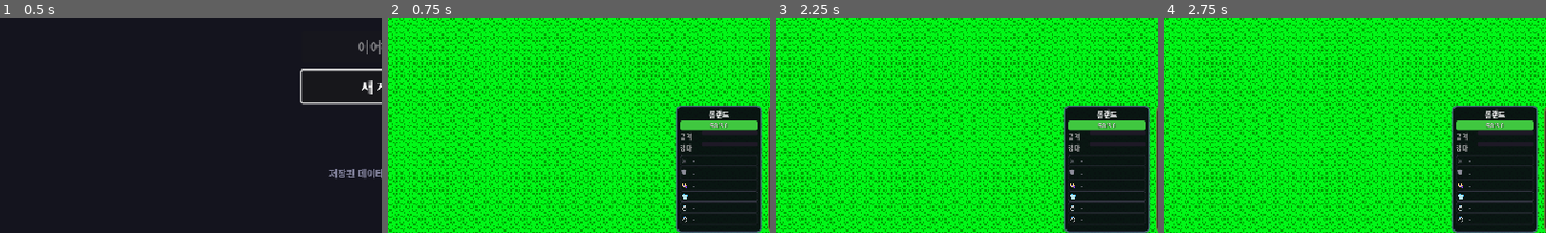
Above: before the commit, frames 1-4 (left to right).
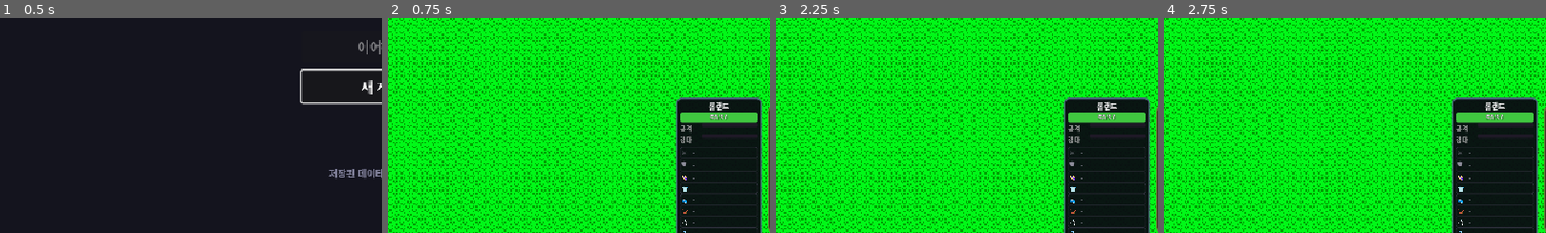
Above: after the commit, the same moments.

Repository: limmmmmmn/Appears-Appears
Game: Godot game, scene res://scenes/main/Main.tscn
Two runs of this game, one before a commit and one after it. Both use one fixed random seed, a clock stepped at 60 frames per second and the inputs below.
Inputs (mouse positions are % of the whole screen's width and height, from its top left):
- Up to frame 1 (0.5 s): no input
- Up to frame 2 (0.75 s): click "새 게임" at 0.5 s
- Up to frame 3 (2.25 s): click "☰" at 1.25 s; tap Enter at 2, 2.1 s; move the mouse to (72, 45) at 2.02 s; hold Right (ui_right) from 2.03 s (still down); click (72, 45) at 2.17 s
- Up to frame 4 (2.75 s): keep holding Right (ui_right); tap Space at 2.27 s
The pictures show only the part of the screen within x 0-50%, y 50-100%; the shares and areas given below are measured in that part.

Frame 1 is identical in both runs. In frame 2, 3.7% of the frame differs, in the area x 75-98%, y 36-100%; in frame 3, 3.7%; in frame 4, 3.7%.

Commit message:
feat: 장비 슬롯 구조 변경 - acc1/acc2 삭제, shoes/necklace/ring1/ring2 추가
6슬롯 → 8슬롯 확장:
main_hand, off_hand, head, body, shoes, necklace, ring1, ring2

equipment.json: ring→ring1, amulet→necklace, boots→shoes 슬롯/타입 변환
classes.json: 모든 클래스에 shoes, necklace, ring 장착 허용 추가
18개 파일에서 acc1/acc2/accessory 참조 전체 교체

https://claude.ai/code/session_01CvFn3fwLxn1aPxjxeSNfPg

Diff:
--- a/data/classes.json
+++ b/data/classes.json
@@ -20,7 +20,7 @@
 	  "luk": 1
 	},
 	"equip_restrictions": {
-	  "can_equip": ["sword", "axe", "shield", "heavy_armor", "medium_armor", "helmet"],
+	  "can_equip": ["sword", "axe", "shield", "heavy_armor", "medium_armor", "helmet", "shoes", "necklace", "ring"],
 	  "dual_wield": false
 	},
 	"tags": ["melee", "physical", "tank"],
@@ -47,7 +47,7 @@
 	  "luk": 1
 	},
 	"equip_restrictions": {
-	  "can_equip": ["staff", "wand", "robe", "cloth_armor"],
+	  "can_equip": ["staff", "wand", "robe", "cloth_armor", "shoes", "necklace", "ring"],
 	  "dual_wield": false
 	},
 	"tags": ["magic", "ranged", "aoe"],
@@ -74,7 +74,7 @@
 	  "luk": 1
 	},
 	"equip_restrictions": {
-	  "can_equip": ["staff", "mace", "robe", "medium_armor"],
+	  "can_equip": ["staff", "mace", "robe", "medium_armor", "shoes", "necklace", "ring"],
 	  "dual_wield": false
 	},
 	"tags": ["magic", "support", "healer"],
@@ -101,7 +101,7 @@
 	  "luk": 3
 	},
 	"equip_restrictions": {
-	  "can_equip": ["dagger", "sword", "light_armor", "cloth_armor"],
+	  "can_equip": ["dagger", "sword", "light_armor", "cloth_armor", "shoes", "necklace", "ring"],
 	  "dual_wield": true
 	},
 	"tags": ["melee", "physical", "speed", "dual_wield"],
@@ -128,7 +128,7 @@
 	  "luk": 2
 	},
 	"equip_restrictions": {
-	  "can_equip": ["bow", "crossbow", "light_armor", "cloth_armor"],
+	  "can_equip": ["bow", "crossbow", "light_armor", "cloth_armor", "shoes", "necklace", "ring"],
 	  "dual_wield": false
 	},
 	"tags": ["ranged", "physical", "speed"],
@@ -155,7 +155,7 @@
 	  "luk": 1
 	},
 	"equip_restrictions": {
-	  "can_equip": ["sword", "lance", "shield", "heavy_armor", "helmet"],
+	  "can_equip": ["sword", "lance", "shield", "heavy_armor", "helmet", "shoes", "necklace", "ring"],
 	  "dual_wield": false
 	},
 	"tags": ["melee", "physical", "tank", "heavy"],
--- a/data/equipment.json
+++ b/data/equipment.json
@@ -691,7 +691,7 @@
   "ring_hp": {
 	"id": "ring_hp",
 	"name": "생명의 반지",
-	"slot": "acc1",
+	"slot": "ring1",
 	"type": "ring",
 	"rarity": "common",
 	"two_handed": false,
@@ -701,7 +701,7 @@
   "ring_hp_uncommon": {
 	"id": "ring_hp_uncommon",
 	"name": "활력의 반지",
-	"slot": "acc1",
+	"slot": "ring1",
 	"type": "ring",
 	"rarity": "uncommon",
 	"two_handed": false,
@@ -711,7 +711,7 @@
   "ring_str": {
 	"id": "ring_str",
 	"name": "힘의 반지",
-	"slot": "acc1",
+	"slot": "ring1",
 	"type": "ring",
 	"rarity": "common",
 	"two_handed": false,
@@ -721,7 +721,7 @@
   "ring_str_uncommon": {
 	"id": "ring_str_uncommon",
 	"name": "전사의 반지",
-	"slot": "acc1",
+	"slot": "ring1",
 	"type": "ring",
 	"rarity": "uncommon",
 	"two_handed": false,
@@ -731,7 +731,7 @@
   "ring_luck": {
 	"id": "ring_luck",
 	"name": "행운의 반지",
-	"slot": "acc1",
+	"slot": "ring1",
 	"type": "ring",
 	"rarity": "magic",
 	"two_handed": false,
@@ -741,7 +741,7 @@
   "ring_luck_rare": {
 	"id": "ring_luck_rare",
 	"name": "도박꾼의 반지",
-	"slot": "acc1",
+	"slot": "ring1",
 	"type": "ring",
 	"rarity": "rare",
 	"two_handed": false,
@@ -751,7 +751,7 @@
   "ring_int": {
 	"id": "ring_int",
 	"name": "지혜의 반지",
-	"slot": "acc1",
+	"slot": "ring1",
 	"type": "ring",
 	"rarity": "magic",
 	"two_handed": false,
@@ -761,7 +761,7 @@
   "ring_int_rare": {
 	"id": "ring_int_rare",
 	"name": "현자의 반지",
-	"slot": "acc1",
+	"slot": "ring1",
 	"type": "ring",
 	"rarity": "rare",
 	"two_handed": false,
@@ -771,7 +771,7 @@
   "ring_epic": {
 	"id": "ring_epic",
 	"name": "용의 눈 반지",
-	"slot": "acc1",
+	"slot": "ring1",
 	"type": "ring",
 	"rarity": "epic",
 	"two_handed": false,
@@ -782,8 +782,8 @@
   "amulet_common": {
 	"id": "amulet_common",
 	"name": "수호의 부적",
-	"slot": "acc2",
-	"type": "amulet",
+	"slot": "necklace",
+	"type": "necklace",
 	"rarity": "common",
 	"two_handed": false,
 	"stats": { "def": 3 },
@@ -792,8 +792,8 @@
   "amulet_uncommon": {
 	"id": "amulet_uncommon",
 	"name": "정화의 부적",
-	"slot": "acc2",
-	"type": "amulet",
+	"slot": "necklace",
+	"type": "necklace",
 	"rarity": "uncommon",
 	"two_handed": false,
 	"stats": { "def": 5, "hp": 15 },
@@ -802,8 +802,8 @@
   "amulet_crit": {
 	"id": "amulet_crit",
 	"name": "급소의 부적",
-	"slot": "acc2",
-	"type": "amulet",
+	"slot": "necklace",
+	"type": "necklace",
 	"rarity": "magic",
 	"two_handed": false,
 	"stats": { "luk": 5, "str": 3 },
@@ -812,8 +812,8 @@
   "amulet_rare": {
 	"id": "amulet_rare",
 	"name": "용맹의 목걸이",
-	"slot": "acc2",
-	"type": "amulet",
+	"slot": "necklace",
+	"type": "necklace",
 	"rarity": "rare",
 	"two_handed": false,
 	"stats": { "str": 8, "atk": 6, "hp": 25 },
@@ -822,8 +822,8 @@
   "amulet_epic": {
 	"id": "amulet_epic",
 	"name": "불사조의 깃털",
-	"slot": "acc2",
-	"type": "amulet",
+	"slot": "necklace",
+	"type": "necklace",
 	"rarity": "epic",
 	"two_handed": false,
 	"stats": { "hp": 60, "def": 10, "str": 5, "int": 5 },
@@ -833,8 +833,8 @@
   "boots_common": {
 	"id": "boots_common",
 	"name": "가죽 장화",
-	"slot": "acc2",
-	"type": "boots",
+	"slot": "shoes",
+	"type": "shoes",
 	"rarity": "common",
 	"two_handed": false,
 	"stats": { "spd": 2 },
@@ -843,8 +843,8 @@
   "boots_speed": {
 	"id": "boots_speed",
 	"name": "신속의 장화",
-	"slot": "acc2",
-	"type": "boots",
+	"slot": "shoes",
+	"type": "shoes",
 	"rarity": "uncommon",
 	"two_handed": false,
 	"stats": { "spd": 5 },
@@ -853,8 +853,8 @@
   "boots_magic": {
 	"id": "boots_magic",
 	"name": "바람걸음 장화",
-	"slot": "acc2",
-	"type": "boots",
+	"slot": "shoes",
+	"type": "shoes",
 	"rarity": "magic",
 	"two_handed": false,
 	"stats": { "spd": 8, "def": 3 },
@@ -863,8 +863,8 @@
   "boots_rare": {
 	"id": "boots_rare",
 	"name": "질풍의 장화",
-	"slot": "acc2",
-	"type": "boots",
+	"slot": "shoes",
+	"type": "shoes",
 	"rarity": "rare",
 	"two_handed": false,
 	"stats": { "spd": 12, "def": 5, "luk": 4 },
@@ -873,8 +873,8 @@
   "boots_epic": {
 	"id": "boots_epic",
 	"name": "헤르메스의 날개",
-	"slot": "acc2",
-	"type": "boots",
+	"slot": "shoes",
+	"type": "shoes",
 	"rarity": "epic",
 	"two_handed": false,
 	"stats": { "spd": 18, "def": 8, "luk": 8, "hp": 20 },
@@ -951,7 +951,7 @@
   "ring_legendary": {
 	"id": "ring_legendary",
 	"name": "전능의 반지",
-	"slot": "acc1",
+	"slot": "ring1",
 	"type": "ring",
 	"rarity": "legendary",
 	"two_handed": false,
@@ -962,8 +962,8 @@
   "amulet_legendary": {
 	"id": "amulet_legendary",
 	"name": "불멸의 심장",
-	"slot": "acc2",
-	"type": "amulet",
+	"slot": "necklace",
+	"type": "necklace",
 	"rarity": "legendary",
 	"two_handed": false,
 	"stats": { "hp": 150, "def": 25, "str": 10, "int": 10 },
--- a/scripts/autoload/InventoryManager.gd
+++ b/scripts/autoload/InventoryManager.gd
@@ -316,8 +316,8 @@
 
 func _get_slots_for_item(item_slot: String, hero: Hero) -> Array:
 	## 아이템이 장착될 수 있는 슬롯 목록 반환
-	if item_slot in ["acc", "accessory", "acc1", "acc2"]:
-		return ["acc1", "acc2"]
+	if item_slot in ["ring", "ring1", "ring2"]:
+		return ["ring1", "ring2"]
 	elif item_slot == "off_hand":
 		# 양손무기 체크
 		if hero.is_off_hand_disabled():
--- a/scripts/autoload/PartyManager.gd
+++ b/scripts/autoload/PartyManager.gd
@@ -10,7 +10,7 @@
 var party: Array[Hero] = []
 var inventory: Dictionary = {}  # item_id -> 수량
 
-const EQUIP_SLOTS: Array[String] = ["main_hand", "off_hand", "head", "body", "acc1", "acc2"]
+const EQUIP_SLOTS: Array[String] = ["main_hand", "off_hand", "head", "body", "shoes", "necklace", "ring1", "ring2"]
 
 
 func _ready() -> void:
@@ -185,13 +185,13 @@
 		return false
 
 	var slot: String = equip_data.get("slot", "")
-	if slot == "accessory":
+	if slot in ["ring", "ring1", "ring2"]:
 		for hero in party:
 			if hero.can_equip(equip_id):
-				if hero.equipment["acc1"].is_empty():
-					return equip_to_hero(hero, equip_id, "acc1")
-				elif hero.equipment["acc2"].is_empty():
-					return equip_to_hero(hero, equip_id, "acc2")
+				if hero.equipment["ring1"].is_empty():
+					return equip_to_hero(hero, equip_id, "ring1")
+				elif hero.equipment["ring2"].is_empty():
+					return equip_to_hero(hero, equip_id, "ring2")
 	else:
 		for hero in party:
 			if hero.can_equip(equip_id) and hero.equipment[slot].is_empty():
--- a/scripts/entities/Hero.gd
+++ b/scripts/entities/Hero.gd
@@ -27,7 +27,7 @@
 
 # 장비
 var equipment: Dictionary = {
-	"main_hand": "", "off_hand": "", "head": "", "body": "", "acc1": "", "acc2": ""
+	"main_hand": "", "off_hand": "", "head": "", "body": "", "shoes": "", "necklace": "", "ring1": "", "ring2": ""
 }
 
 # 스킬 토글
--- a/scripts/systems/StatCompareUtil.gd
+++ b/scripts/systems/StatCompareUtil.gd
@@ -9,9 +9,10 @@
 	"off_hand": "보조",
 	"head": "머리",
 	"body": "몸통",
-	"accessory": "장신구",
-	"acc1": "장신구1",
-	"acc2": "장신구2"
+	"shoes": "신발",
+	"necklace": "목걸이",
+	"ring1": "반지1",
+	"ring2": "반지2"
 }
 
 
@@ -161,20 +162,20 @@
 
 ## 악세서리 슬롯 결정
 static func _get_target_slot(hero: Hero, slot: String) -> String:
-	if slot == "accessory":
-		if hero.equipment.get("acc1", "").is_empty():
-			return "acc1"
-		return "acc1"  # 기본값
+	if slot in ["ring", "ring1", "ring2"]:
+		if hero.equipment.get("ring1", "").is_empty():
+			return "ring1"
+		return "ring1"
 	return slot
 
 
 ## 장착할 최적 슬롯 결정
 static func determine_equip_slot(hero: Hero, item_slot: String) -> String:
-	if item_slot == "accessory":
-		if hero.equipment.get("acc1", "").is_empty():
-			return "acc1"
-		elif hero.equipment.get("acc2", "").is_empty():
-			return "acc2"
+	if item_slot in ["ring", "ring1", "ring2"]:
+		if hero.equipment.get("ring1", "").is_empty():
+			return "ring1"
+		elif hero.equipment.get("ring2", "").is_empty():
+			return "ring2"
 		else:
-			return "acc1"
+			return "ring1"
 	return item_slot
--- a/scripts/ui/common/EquipmentTooltip.gd
+++ b/scripts/ui/common/EquipmentTooltip.gd
@@ -150,7 +150,7 @@
 	var slot_name: String = str(item_data.get("slot", ""))
 	var slot_display: Dictionary = {
 		"main_hand": "주무기", "off_hand": "보조", "head": "머리",
-		"body": "몸통", "accessory": "장신구", "acc1": "장신구", "acc2": "장신구"
+		"body": "몸통", "shoes": "신발", "necklace": "목걸이", "ring1": "반지", "ring2": "반지"
 	}
 	slot_label.text = slot_display.get(slot_name, slot_name)
 	slot_label.add_theme_font_size_override("font_size", 8)
@@ -194,8 +194,8 @@
 
 	# 비교할 슬롯 결정
 	var check_slot := item_slot
-	if item_slot == "accessory":
-		check_slot = "acc1"
+	if item_slot in ["ring", "ring1", "ring2"]:
+		check_slot = "ring1"
 
 	# 현재 장착 아이템
 	var equipped_id: String = hero.equipment.get(check_slot, "")
--- a/scripts/ui/common/InventoryPanel.gd
+++ b/scripts/ui/common/InventoryPanel.gd
@@ -25,8 +25,10 @@
 	"off_hand": "보조",
 	"head": "머리",
 	"body": "몸통",
-	"acc1": "악세1",
-	"acc2": "악세2"
+	"shoes": "신발",
+	"necklace": "목걸이",
+	"ring1": "반지1",
+	"ring2": "반지2"
 }
 
 const RARITY_COLORS: Dictionary = {
@@ -152,7 +154,7 @@
 			return "👑"
 		"body", "armor":
 			return "👕"
-		"accessory", "acc1", "acc2":
+		"shoes", "necklace", "ring1", "ring2":
 			return "💍"
 		"potion":
 			return "🧪"
--- a/scripts/ui/field/BottomPartySlot.gd
+++ b/scripts/ui/field/BottomPartySlot.gd
@@ -38,19 +38,19 @@
 
 const SLOT_ICONS: Dictionary = {
 	"main_hand": "⚔️", "off_hand": "🛡️", "head": "👑",
-	"body": "👕", "acc1": "💍", "acc2": "💎"
+	"body": "👕", "shoes": "👟", "necklace": "📿", "ring1": "💍", "ring2": "💍"
 }
 
 const SLOT_NAMES_KR: Dictionary = {
 	"main_hand": "주무기", "off_hand": "보조", "head": "머리",
-	"body": "몸통", "acc1": "장신구1", "acc2": "장신구2"
+	"body": "몸통", "shoes": "신발", "necklace": "목걸이", "ring1": "반지1", "ring2": "반지2"
 }
 
 const ITEM_ICONS: Dictionary = {
 	"sword": "🗡️", "dagger": "🔪", "axe": "🪓", "staff": "🪄", "bow": "🏹",
 	"shield": "🛡️", "helmet": "⛑️", "light_armor": "👘", "medium_armor": "🦺",
-	"heavy_armor": "🛡️", "robe": "👗", "ring": "💍", "amulet": "📿",
-	"weapon": "⚔️", "head": "👑", "body": "👕", "accessory": "💍"
+	"heavy_armor": "🛡️", "robe": "👗", "ring": "💍", "necklace": "📿", "shoes": "👟",
+	"weapon": "⚔️", "head": "👑", "body": "👕"
 }
 
 const RARITY_COLORS: Dictionary = {
@@ -118,7 +118,7 @@
 	equip_row2.add_theme_constant_override("separation", 1)
 	add_child(equip_row2)
 
-	for slot_name in ["body", "acc1", "acc2"]:
+	for slot_name in ["body", "shoes", "necklace", "ring1", "ring2"]:
 		_create_equip_button(equip_row2, slot_name)
 
 	# 5행: 스킬 토글
--- a/scripts/ui/field/DragDropManager.gd
+++ b/scripts/ui/field/DragDropManager.gd
@@ -24,9 +24,10 @@
 	"off_hand": "🛡️",
 	"head": "👑",
 	"body": "👕",
-	"accessory": "💍",
-	"acc1": "💍",
-	"acc2": "💎"
+	"shoes": "👟",
+	"necklace": "📿",
+	"ring1": "💍",
+	"ring2": "💍"
 }
 
 const TYPE_ICONS: Dictionary = {
@@ -284,7 +285,7 @@
 
 		if slot_rect.has_point(pos):
 			# 특정 장비 슬롯 위인지 체크
-			for slot_name in ["main_hand", "off_hand", "head", "body", "acc1", "acc2"]:
+			for slot_name in ["main_hand", "off_hand", "head", "body", "shoes", "necklace", "ring1", "ring2"]:
 				var equip_btn: Button = slot.get_equipment_button(slot_name)
 				if equip_btn and equip_btn.get_global_rect().has_point(pos):
 					return {"hero_index": i, "slot_name": slot_name}
@@ -508,14 +509,13 @@
 	## 아이템 슬롯에 맞는 최적의 장착 슬롯 결정
 	var target_slot := item_slot
 
-	if item_slot == "accessory":
-		# 악세서리는 acc1이 비어있으면 acc1, 아니면 acc2
-		if hero.equipment.get("acc1", "").is_empty():
-			target_slot = "acc1"
-		elif hero.equipment.get("acc2", "").is_empty():
-			target_slot = "acc2"
+	if item_slot in ["ring", "ring1", "ring2"]:
+		if hero.equipment.get("ring1", "").is_empty():
+			target_slot = "ring1"
+		elif hero.equipment.get("ring2", "").is_empty():
+			target_slot = "ring2"
 		else:
-			target_slot = "acc1"  # 둘 다 차있으면 acc1 교체
+			target_slot = "ring1"
 
 	return target_slot
 
@@ -524,7 +524,7 @@
 	## 아이템 슬롯과 타겟 슬롯이 호환되는지 확인
 	if item_slot == target_slot:
 		return true
-	if item_slot == "accessory" and target_slot in ["acc1", "acc2"]:
+	if item_slot in ["ring", "ring1", "ring2"] and target_slot in ["ring1", "ring2"]:
 		return true
 	if item_slot == "weapon" and target_slot == "main_hand":
 		return true
--- a/scripts/ui/field/EquippedItemTooltip.gd
+++ b/scripts/ui/field/EquippedItemTooltip.gd
@@ -23,9 +23,10 @@
 	"off_hand": "보조",
 	"head": "머리",
 	"body": "몸통",
-	"accessory": "장신구",
-	"acc1": "장신구1",
-	"acc2": "장신구2"
+	"shoes": "신발",
+	"necklace": "목걸이",
+	"ring1": "반지1",
+	"ring2": "반지2"
 }
 
 
--- a/scripts/ui/field/HeroCard.gd
+++ b/scripts/ui/field/HeroCard.gd
@@ -7,9 +7,9 @@
 
 const SLOT_ICONS := {
 	"main_hand": "⚔", "off_hand": "🛡", "head": "👒",
-	"body": "👕", "acc1": "💍", "acc2": "💍",
+	"body": "👕", "shoes": "👟", "necklace": "📿", "ring1": "💍", "ring2": "💍",
 }
-const SLOT_ORDER := ["main_hand", "off_hand", "head", "body", "acc1", "acc2"]
+const SLOT_ORDER := ["main_hand", "off_hand", "head", "body", "shoes", "necklace", "ring1", "ring2"]
 
 const HP_COLOR_HIGH := Color(0.25, 0.78, 0.25)
 const HP_COLOR_MID  := Color(0.92, 0.72, 0.2)
@@ -374,8 +374,8 @@
 
 
 static func get_target_slots(item_slot: String) -> Array:
-	if item_slot in ["accessory", "acc", "acc1", "acc2"]:
-		return ["acc1", "acc2"]
+	if item_slot in ["ring", "ring1", "ring2"]:
+		return ["ring1", "ring2"]
 	return [item_slot]
 #endregion
 
@@ -467,8 +467,8 @@
 		var eslot: String = edata.get("slot", "")
 		if eslot.is_empty():
 			return false
-		if eslot in ["accessory", "acc", "acc1", "acc2"]:
-			return slot_name in ["acc1", "acc2"]
+		if eslot in ["ring", "ring1", "ring2"]:
+			return slot_name in ["ring1", "ring2"]
 		return eslot == slot_name
 
 	func _drop_data(_pos: Vector2, data: Variant) -> void:
--- a/scripts/ui/field/InventoryGridUI.gd
+++ b/scripts/ui/field/InventoryGridUI.gd
@@ -25,7 +25,10 @@
 	"off_hand": "🛡️",
 	"head": "👑",
 	"body": "👕",
-	"accessory": "💍"
+	"shoes": "👟",
+	"necklace": "📿",
+	"ring1": "💍",
+	"ring2": "💍"
 }
 
 const TYPE_ICONS: Dictionary = {
--- a/scripts/ui/field/LootAnimationUI.gd
+++ b/scripts/ui/field/LootAnimationUI.gd
@@ -57,7 +57,7 @@
 }
 
 const SLOT_ICONS: Dictionary = {
-	"main_hand": "⚔️", "off_hand": "🛡️", "head": "👑", "body": "👕", "accessory": "💍"
+	"main_hand": "⚔️", "off_hand": "🛡️", "head": "👑", "body": "👕", "shoes": "👟", "necklace": "📿", "ring1": "💍", "ring2": "💍"
 }
 
 
--- a/scripts/ui/field/PartySlotUI.gd
+++ b/scripts/ui/field/PartySlotUI.gd
@@ -24,19 +24,19 @@
 
 const SLOT_ICONS: Dictionary = {
 	"main_hand": "⚔️", "off_hand": "🛡️", "head": "👑",
-	"body": "👕", "acc1": "💍", "acc2": "💎"
+	"body": "👕", "shoes": "👟", "necklace": "📿", "ring1": "💍", "ring2": "💍"
 }
 
 const SLOT_NAMES_KR: Dictionary = {
 	"main_hand": "주무기", "off_hand": "보조", "head": "머리",
-	"body": "몸통", "acc1": "장신구1", "acc2": "장신구2"
+	"body": "몸통", "shoes": "신발", "necklace": "목걸이", "ring1": "반지1", "ring2": "반지2"
 }
 
 const ITEM_ICONS: Dictionary = {
 	"sword": "🗡️", "dagger": "🔪", "axe": "🪓", "staff": "🪄", "bow": "🏹",
 	"shield": "🛡️", "helmet": "⛑️", "light_armor": "👘", "medium_armor": "🦺",
-	"heavy_armor": "🛡️", "robe": "👗", "ring": "💍", "amulet": "📿",
-	"weapon": "⚔️", "head": "👑", "body": "👕", "accessory": "💍"
+	"heavy_armor": "🛡️", "robe": "👗", "ring": "💍", "necklace": "📿", "shoes": "👟",
+	"weapon": "⚔️", "head": "👑", "body": "👕"
 }
 
 const RARITY_COLORS: Dictionary = {
@@ -150,7 +150,7 @@
 	equip_container.add_theme_constant_override("separation", 2)
 	parent.add_child(equip_container)
 
-	for slot_name in ["main_hand", "off_hand", "head", "body", "acc1", "acc2"]:
+	for slot_name in ["main_hand", "off_hand", "head", "body", "shoes", "necklace", "ring1", "ring2"]:
 		var btn := Button.new()
 		btn.name = "Equip_" + slot_name
 		btn.custom_minimum_size = SLOT_SIZE
--- a/scripts/ui/field/RightPartyPanel.gd
+++ b/scripts/ui/field/RightPartyPanel.gd
@@ -3,8 +3,8 @@
 ## 우측 파티 패널 - 정보 + 장비 목록
 ## 레이아웃: 이름+HP바, ATB바들, 장비목록(6줄)
 
-const SLOT_ICONS := {"main_hand": "⚔", "off_hand": "🛡", "head": "👒", "body": "👕", "acc1": "💍", "acc2": "💍"}
-const SLOT_ORDER := ["main_hand", "off_hand", "head", "body", "acc1", "acc2"]
+const SLOT_ICONS := {"main_hand": "⚔", "off_hand": "🛡", "head": "👒", "body": "👕", "shoes": "👟", "necklace": "📿", "ring1": "💍", "ring2": "💍"}
+const SLOT_ORDER := ["main_hand", "off_hand", "head", "body", "shoes", "necklace", "ring1", "ring2"]
 
 # 색상
 const HP_COLOR_HIGH := Color(0.2, 0.75, 0.2)
@@ -507,13 +507,13 @@
 
 	# 악세사리 슬롯 처리
 	var target_slot: String = item_slot
-	if item_slot in ["accessory", "acc", "acc1", "acc2"]:
-		if hero.equipment.get("acc1", "").is_empty():
-			target_slot = "acc1"
-		elif hero.equipment.get("acc2", "").is_empty():
-			target_slot = "acc2"
+	if item_slot in ["ring", "ring1", "ring2"]:
+		if hero.equipment.get("ring1", "").is_empty():
+			target_slot = "ring1"
+		elif hero.equipment.get("ring2", "").is_empty():
+			target_slot = "ring2"
 		else:
-			target_slot = "acc1"
+			target_slot = "ring1"
 
 	if InventoryManager.equip_item(hero, item_id, target_slot):
 		_show_equip_success_feedback(hero_index)
--- a/scripts/ui/party/PartyStatusPanel.gd
+++ b/scripts/ui/party/PartyStatusPanel.gd
@@ -19,8 +19,10 @@
 	"off_hand": "보조",
 	"head": "머리",
 	"body": "몸통",
-	"acc1": "장신구1",
-	"acc2": "장신구2"
+	"shoes": "신발",
+	"necklace": "목걸이",
+	"ring1": "반지1",
+	"ring2": "반지2"
 }
 
 
@@ -370,8 +372,8 @@
 	var new_stats: Dictionary = equip_data.get("stats", {})
 	var slot: String = equip_data.get("slot", "")
 	var target_slot := slot
-	if slot == "accessory":
-		target_slot = "acc1"
+	if slot in ["ring", "ring1", "ring2"]:
+		target_slot = "ring1"
 
 	var current_equip_id: String = hero.equipment.get(target_slot, "")
 	var current_equip: Dictionary = DataManager.get_equipment(current_equip_id) if current_equip_id else {}
@@ -464,13 +466,13 @@
 		return
 
 	var slot: String = equip_data.get("slot", "")
-	if slot == "accessory":
-		if hero.equipment["acc1"].is_empty():
-			slot = "acc1"
-		elif hero.equipment["acc2"].is_empty():
-			slot = "acc2"
+	if slot in ["ring", "ring1", "ring2"]:
+		if hero.equipment["ring1"].is_empty():
+			slot = "ring1"
+		elif hero.equipment["ring2"].is_empty():
+			slot = "ring2"
 		else:
-			slot = "acc1"
+			slot = "ring1"
 
 	PartyManager.equip_to_hero(hero, item_id, slot)
 	_refresh_all()
--- a/scripts/ui/shop/ShopPanel.gd
+++ b/scripts/ui/shop/ShopPanel.gd
@@ -376,8 +376,8 @@
 		if can_equip:
 			# 현재 장비 vs 새 장비 비교
 			var target_slot := slot
-			if slot == "accessory":
-				target_slot = "acc1"
+			if slot in ["ring", "ring1", "ring2"]:
+				target_slot = "ring1"
 
 			var current_equip_id: String = hero.equipment.get(target_slot, "")
 			var current_equip: Dictionary = DataManager.get_equipment(current_equip_id) if current_equip_id else {}
@@ -516,7 +516,9 @@
 		"off_hand": return "보조"
 		"head": return "머리"
 		"body": return "몸통"
-		"accessory": return "장신구"
+		"shoes": return "신발"
+		"necklace": return "목걸이"
+		"ring1", "ring2": return "반지"
 		_: return slot
 
 
